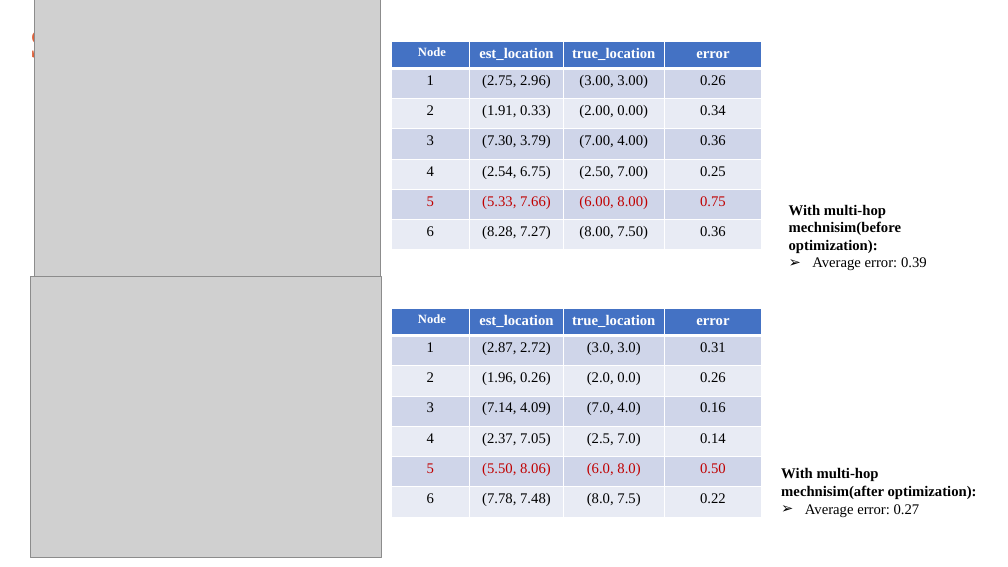
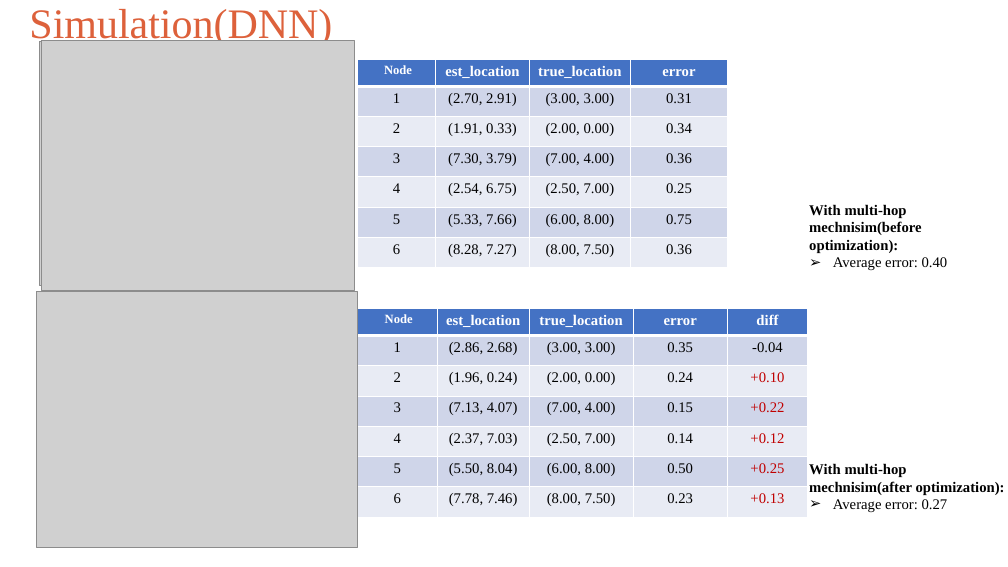
Before and after one commit to Evildes000/ai4csi, a slide deck: slide 10 of multihop_location.pptx (slide 9 before the commit). Drawn at 1008x567 pixels with LibreOffice and Linux fonts; fonts in the diff are those of the drawing; grey boxes stand for pictures; background and template pictures are left out. Boxes give left, top, right and bottom in pixels: in the first picture for what was removed or moved away, otherwise in the second. Text is boxed around its words. In the diff, an @@ line names an element or a change of style, - is before the commit and + after.

```diff
--- a/multihop_location.pptx
+++ b/multihop_location.pptx
@@ text at (29, 9, 332, 47): text changed @@
-Simulation
+Simulation(DNN)
@@ picture added at (39, 42, 344, 285) @@
@@ picture: place and size @@
-picture at (34, 0, 380, 277)
+picture at (42, 41, 355, 291)
@@ table at (357, 60, 727, 268) @@
-row 2, column 2: (2.75, 2.96)
+row 2, column 2: (2.70, 2.91)
-row 2, column 4: 0.26
+row 2, column 4: 0.31
@@ text colour #C00000 to #000000 in "5", "(5.33, 7.66)", "(6.00, 8.00)", "0.75" @@
@@ table: place and size @@
-table at (391, 42, 761, 250)
+table at (357, 60, 727, 268)
@@ text "With multi-hop mechnisim(before optimization):": place and size @@
-text "With multi-hop mechnisim(before optimization):" at (789, 204, 927, 270)
+text "With multi-hop mechnisim(before optimization):" at (809, 204, 948, 270)
@@ text at (833, 257, 948, 270): text changed @@
-➢ Average error: 0.39
+➢ Average error: 0.40
@@ picture: place and size @@
-picture at (30, 277, 382, 558)
+picture at (37, 291, 358, 547)
@@ table at (357, 309, 808, 517) @@
-column 2: est_location | (2.87, 2.72) | (1.96, 0.26) | (7.14, 4.09) | (2.37, 7.05) | (5.50, 8.06) | (7.78, 7.48)
-column 3: true_location | (3.0, 3.0) | (2.0, 0.0) | (7.0, 4.0) | (2.5, 7.0) | (6.0, 8.0) | (8.0, 7.5)
-column 4: error | 0.31 | 0.26 | 0.16 | 0.14 | 0.50 | 0.22
+column 2: est_location | (2.86, 2.68) | (1.96, 0.24) | (7.13, 4.07) | (2.37, 7.03) | (5.50, 8.04) | (7.78, 7.46)
+column 3: true_location | (3.00, 3.00) | (2.00, 0.00) | (7.00, 4.00) | (2.50, 7.00) | (6.00, 8.00) | (8.00, 7.50)
+column 4: error | 0.35 | 0.24 | 0.15 | 0.14 | 0.50 | 0.23
+column 5: diff | -0.04 | +0.10 | +0.22 | +0.12 | +0.25 | +0.13
@@ table: place and size @@
-table at (391, 309, 761, 517)
+table at (357, 309, 808, 517)
@@ text "With multi-hop mechnisim(after optimization):": place and size @@
-text "With multi-hop mechnisim(after optimization):" at (781, 467, 977, 517)
+text "With multi-hop mechnisim(after optimization):" at (809, 463, 1005, 512)
```
Also in this commit, not shown: 3 other slides changed, 3 slides added, 2 other files.
